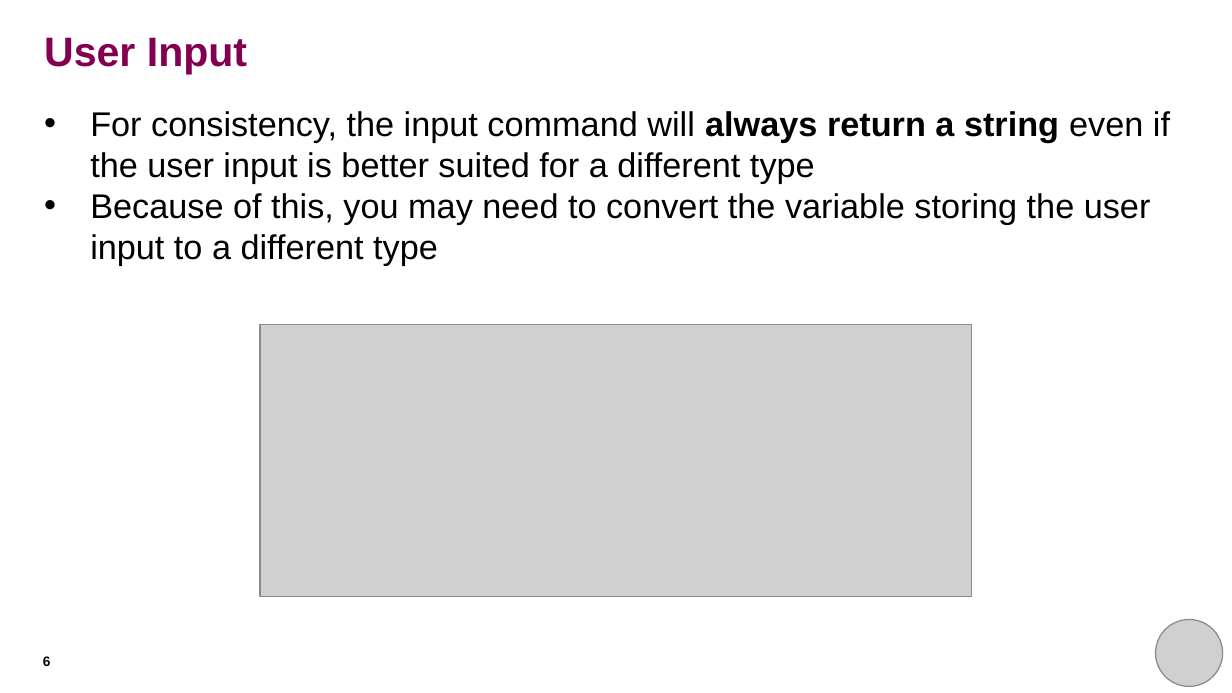
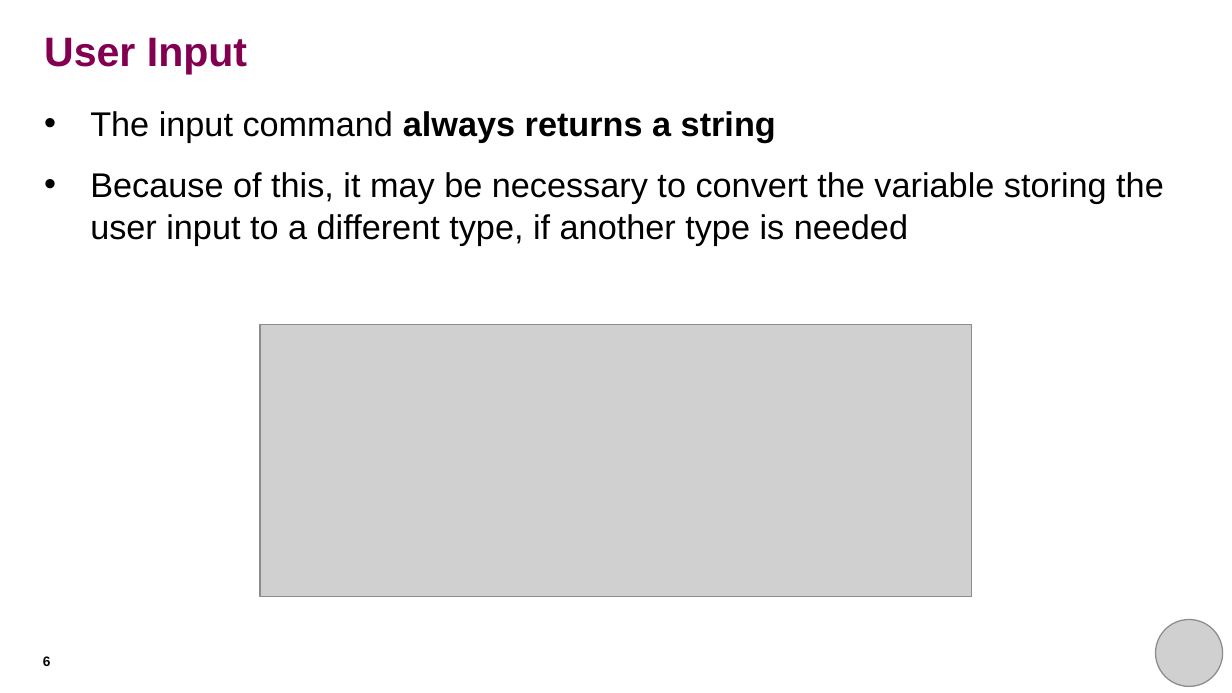
Before and after one commit to rkhetani/beginners-python, a slide deck: slide 6 of session_two/session_two_presentation.pptx. Drawn at 1232x693 pixels with LibreOffice and Linux fonts; fonts in the diff are those of the drawing; grey boxes stand for pictures. Boxes give left, top, right and bottom in pixels: in the first picture for what was removed or moved away, otherwise in the second. Text is boxed around its words. In the diff, an @@ line names an element or a change of style, - is before the commit and + after.

Commit message:
Updated session 2 slide deck
Mostly style updates (slimmed down text, increased line spacing, highlighted key new concepts)

```diff
--- a/session_two/session_two_presentation.pptx
+++ b/session_two/session_two_presentation.pptx
@@ text at (90, 111, 1164, 245): text changed @@
-• For consistency, the input command will always return a string even if the user input is better suited for a different type
-• Because of this, you may need to convert the variable storing the user input to a different type
+• The input command always returns a string
+• Because of this, it may be necessary to convert the variable storing the user input to a different type, if another type is needed
```
Also in this commit, not shown: 14 other slides changed, 1 slide added.
